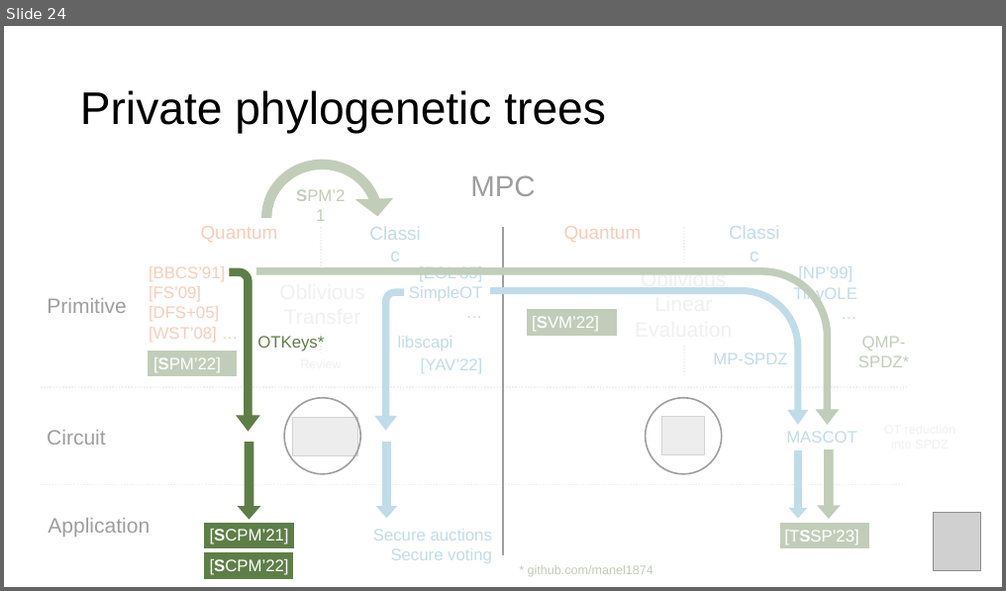
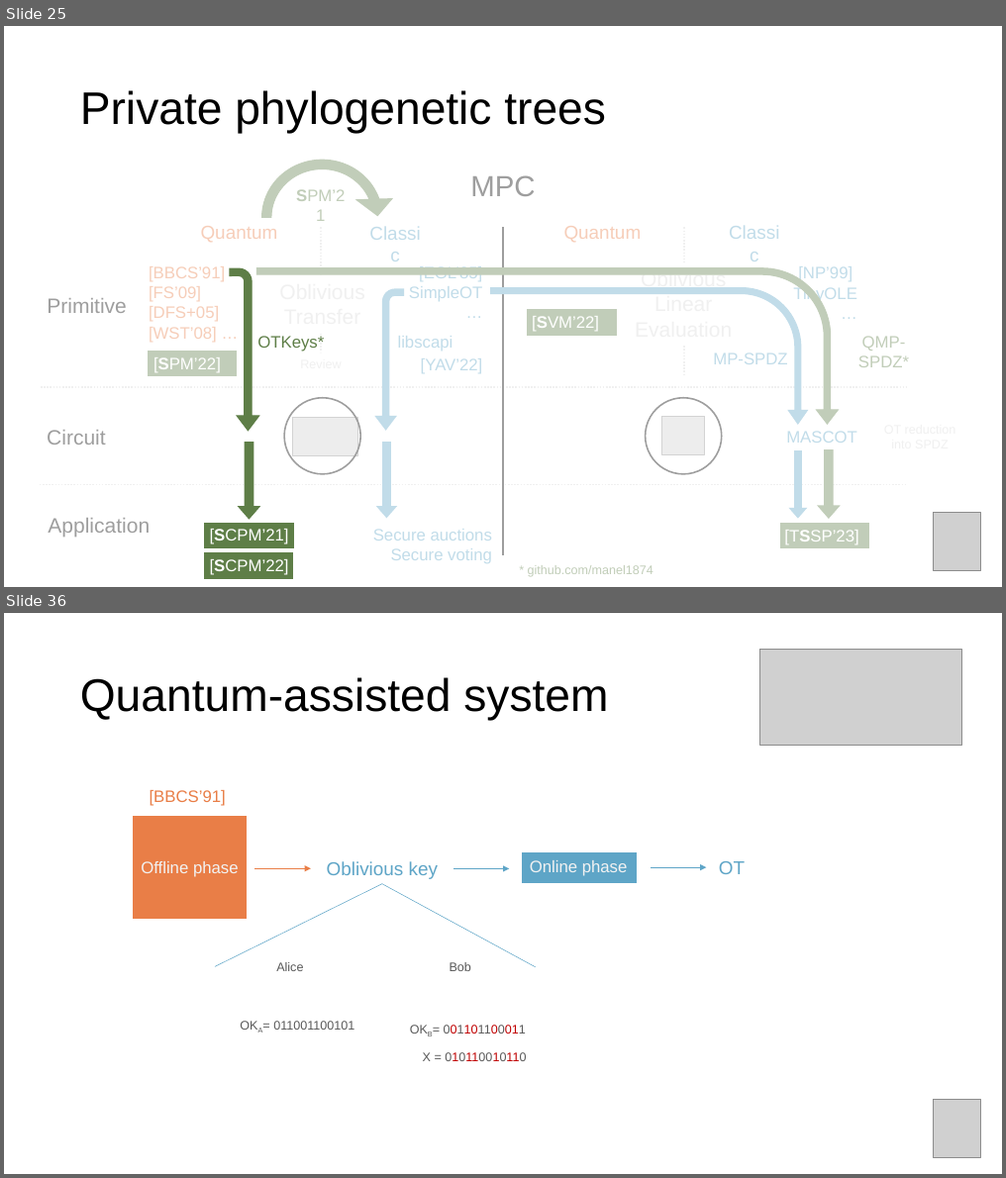
Before and after one commit to manel1874/PhD-thesis, a slide deck: thesis_defense/Thesis_presentation.pptx. Shown one above the other, each under a label of ours: slide 24 before the commit, slides 25 and 36 after it; the slides between them are not shown. The pictures are 1006x591 and 1006x1178 pixels, drawn with LibreOffice and Linux fonts; fonts in the diff are those of the drawing; grey boxes stand for pictures. Boxes give left, top, right and bottom in pixels: in the first picture for what was removed or moved away, otherwise in the second. Text is boxed around its words. In the diff, an @@ line names an element or a change of style, - is before the commit and + after.

```diff
--- a/thesis_defense/Thesis_presentation.pptx
+++ b/thesis_defense/Thesis_presentation.pptx
@@ slide 36 added at [4, 613, 1002, 1174], background #FFFFFF @@
@@ picture added at [760, 649, 961, 746] @@
@@ title added at [80, 677, 608, 721], 44 pt, text #000000 @@
+Quantum-assisted system
@@ text added at [150, 790, 226, 806], 16 pt, text #E97E47 @@
+[BBCS’91]
@@ rectangle added at [133, 817, 247, 919], fill #E97E47, outline #E97E47 1 pt @@
@@ text added at [141, 861, 239, 877], 16 pt, text #F2F2F2 @@
+Offline phase
@@ arrow added from (254, 869) to (311, 869), #E97E47 0.5 pt @@
@@ text added at [327, 861, 438, 879], 18 pt, text #5EA5C7 @@
+Oblivious key
@@ arrow added from (453, 869) to (509, 869), #5EA5C7 0.5 pt @@
@@ rectangle added at [523, 854, 637, 882], fill #5EA5C7, outline #5EA5C7 1 pt @@
@@ text added at [530, 861, 628, 876], 16 pt, text #F2F2F2 @@
+Online phase
@@ arrow added from (650, 867) to (706, 867), #5EA5C7 0.5 pt @@
@@ text added at [719, 861, 745, 874], 18 pt, text #5EA5C7 @@
+OT
@@ line added from (382, 884) to (215, 967), #5EA5C7 0.5 pt @@
@@ line added from (382, 884) to (536, 967), #5EA5C7 0.5 pt @@
@@ text added at [276, 962, 303, 971], 12 pt, text #595959 @@
+Alice
@@ text added at [450, 962, 471, 971], 12 pt, text #595959 @@
+Bob
@@ text added at [273, 1021, 354, 1030], 12 pt, text #595959 @@
+OKA= 011001100101
@@ text added at [444, 1025, 526, 1034], 12 pt, text #595959 @@
+OKB= 001101100011
@@ text added at [423, 1053, 526, 1061], 12 pt, text #595959 @@
+X = 010110010110
@@ picture added at [934, 1100, 982, 1157] @@
@@ what was slide 24 is now slide 25 @@
```
Also in this commit, not shown: 11 slides changed, 16 other slides added, 1 slide removed, 1 other file.
